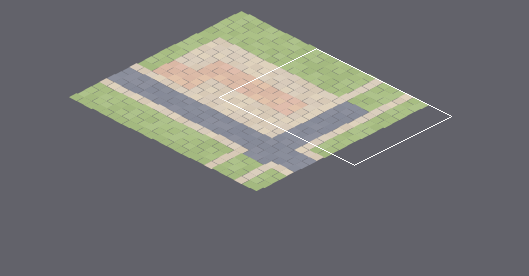
Two states of a Tiled map (JSON), src/game/maps/neighbourhood.tmj. The picture above shows the old version from afar; the outline marks the close-up.
Close-up. As it was:
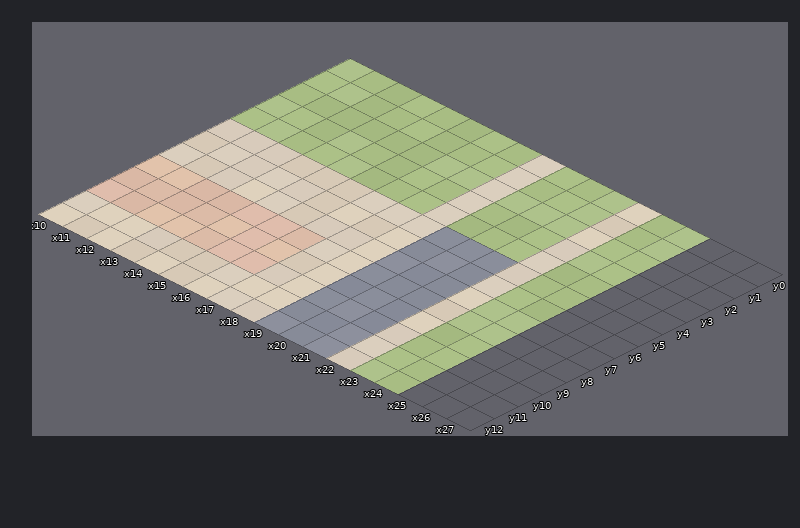
Cells are 64x32 px. Isometric: x runs down to the right, y down to the left. Shown: x 10..27, y 0..12. The commit also changed other parts of the map, which this record leaves out. The old version is drawn lined up with the new one.
Now the later version:
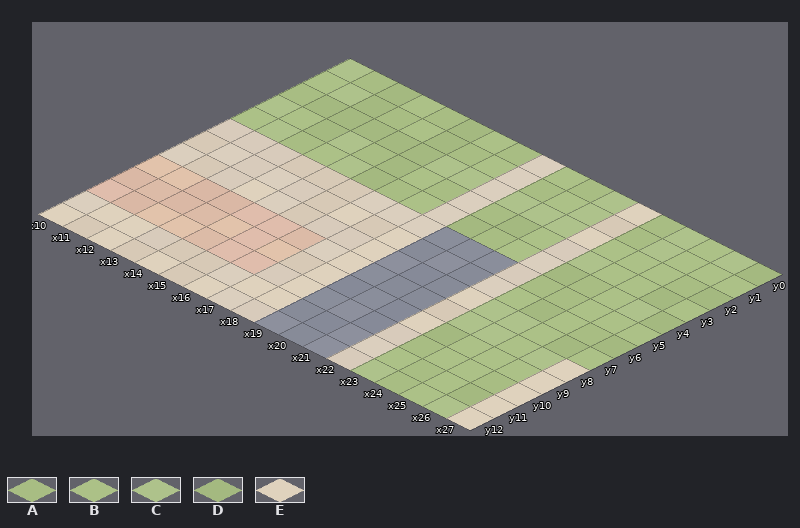
Key: from "ShieldQuest ground": A 0, B 1, C 2, D 3, E 5.
_ is an empty cell.
Diff:
map size 25x23 -> 38x32 cells
Layer "Ground":
Tile A is added in row 2 at x 26; in row 6 at x 26; in row 10 at x 26.
Tile B is added in row 0 at x 25; in row 1 at x 25 to 27; in row 2 at x 25; in row 3 at x 25 and 27; in row 4 at x 25; in row 5 at x 25 to 27.
Tile B is added in row 6 at x 25; in row 7 at x 25 and 27; in row 8 at x 25; in row 9 at x 25 to 26; in rows 10 to 12 at x 25.
Tile C is added in row 0 at x 26; in row 4 at x 26; in row 8 at x 26; in row 12 at x 26.
Tile D is added in row 0 at x 27; in row 2 at x 27; in row 3 at x 26; in row 4 at x 27; in row 6 at x 27; in row 7 at x 26.
Tile D is added in row 11 at x 26.
Tile E is added in rows 8 to 12 at x 27.
Changed places in both close-ups, as pixel boxes (x1, y1, x2, y2):
added: (398, 239, 782, 430)
